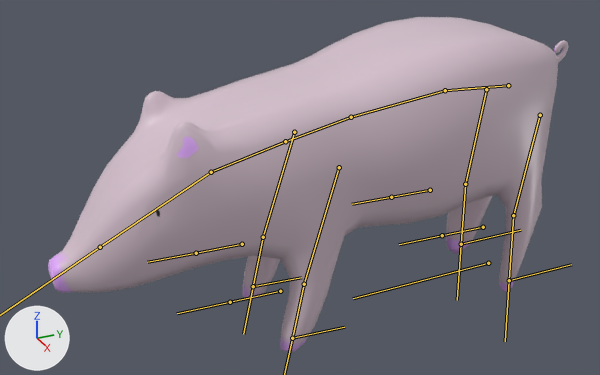
A saved change to the FBX model city-sim 2.0/Assets/Models/Animals/Pig.fbx.
The view is the same before and after, from a 50 mm camera at (8.46, -5.48, 6.19) aimed at (-0.19, -1.59, 1.87). The lights are fixed; the arrows at lower left show +X, +Y and +Z. The bones that bend it are drawn over the model as lines.
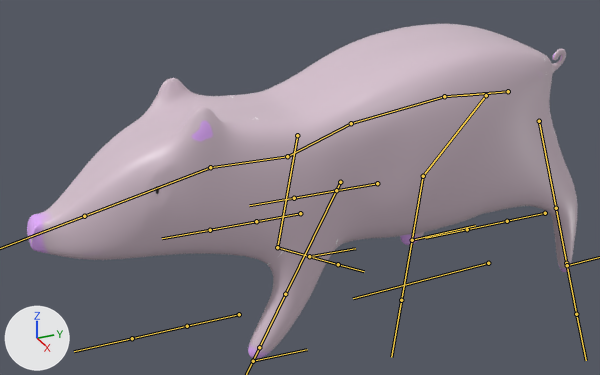
The newer file adds an action. The first version stands in its rest pose; the second is drawn at frame 9 of the action 'Armature|Armature|Armature|Walk|Armature|Walk.001'.

Pixel boxes (x1, y1, x2, y2) of what changed, in the pictures (600 x 375 px):
'Cube', posed
    before: (48, 17, 568, 352)
    after: (27, 24, 577, 359)
bone 'Hips.Controller', root to tip
    before: (445, 90) to (508, 85)
    after: (444, 96) to (508, 91)
bone 'Chest', root to tip
    before: (351, 117) to (287, 141)
    after: (351, 123) to (288, 156)
bone 'Neck', root to tip
    before: (285, 141) to (211, 172)
    after: (287, 156) to (210, 167)
bone 'FrontUpperLeg.L', root to tip
    before: (339, 167) to (304, 284)
    after: (340, 182) to (285, 294)
bone 'FrontLowerLeg.L', root to tip
    before: (304, 284) to (292, 338)
    after: (285, 294) to (259, 347)
bone 'FrontUpperLeg.L.001', root to tip
    before: (294, 132) to (263, 237)
    after: (297, 135) to (277, 247)
bone 'FrontLowerLeg.L.001', root to tip
    before: (263, 237) to (253, 286)
    after: (277, 247) to (309, 256)
bone 'BackUpperLeg.L', root to tip
    before: (540, 115) to (513, 215)
    after: (539, 121) to (556, 208)
bone 'BackLowerLeg.L', root to tip
    before: (513, 215) to (509, 280)
    after: (556, 208) to (566, 263)
bone 'BackUpperLeg.L.001', root to tip
    before: (486, 89) to (465, 184)
    after: (486, 95) to (423, 176)
bone 'BackLowerLeg.L.001', root to tip
    before: (465, 184) to (461, 244)
    after: (423, 176) to (412, 240)

Diff of the bpy script that builds the scene:
```diff
--- a/city-sim 2.0/Assets/Models/Animals/Pig.fbx.py
+++ b/city-sim 2.0/Assets/Models/Animals/Pig.fbx.py
@@ bone_hips_controller @@
 bone_hips_controller = bpy.data.objects['Armature'].pose.bones['Hips.Controller']  # child of 'Root'
-bone_hips_controller.location = (0.0, 0.0, 0.0)
+bone_hips_controller.location = (0.0, 0.01, -0.08)
@@ bone_chest @@
 bone_chest = bpy.data.objects['Armature'].pose.bones['Chest']  # child of 'Waist'
-bone_chest.rotation_quaternion = (1.0, 0.0, 0.0, 0.0)  # degrees (0, 0, 0)
+bone_chest.rotation_quaternion = (0.995, 0.08, -0.053, 0.021)  # degrees (9, -6, 2)
@@ bone_neck @@
 bone_neck = bpy.data.objects['Armature'].pose.bones['Neck']  # child of 'Chest'
-bone_neck.rotation_quaternion = (1.0, 0.0, 0.0, 0.0)  # degrees (0, 0, 0)
+bone_neck.rotation_quaternion = (0.977, -0.208, 0.054, -0.016)  # degrees (-24, 6, -3)
@@ bone_frontupperleg_l @@
 bone_frontupperleg_l = bpy.data.objects['Armature'].pose.bones['FrontUpperLeg.L']  # child of 'Chest'
-bone_frontupperleg_l.rotation_quaternion = (1.0, 0.0, 0.0, 0.0)  # degrees (0, 0, 0)
+bone_frontupperleg_l.rotation_quaternion = (0.98, -0.188, -0.024, -0.065)  # degrees (-21, -4, -7)
@@ bone_frontlowerleg_l @@
 bone_frontlowerleg_l = bpy.data.objects['Armature'].pose.bones['FrontLowerLeg.L']  # child of 'FrontUpperLeg.L'
-bone_frontlowerleg_l.rotation_quaternion = (1.0, 0.0, 0.0, 0.0)  # degrees (0, 0, 0)
+bone_frontlowerleg_l.rotation_quaternion = (0.999, -0.044, 0.0, -0.006)  # degrees (-5, 0, -1)
@@ bone_frontupperleg_l_001 @@
 bone_frontupperleg_l_001 = bpy.data.objects['Armature'].pose.bones['FrontUpperLeg.L.001']  # child of 'Chest'
-bone_frontupperleg_l_001.rotation_quaternion = (1.0, 0.0, 0.0, 0.0)  # degrees (0, 0, 0)
+bone_frontupperleg_l_001.rotation_quaternion = (0.952, -0.109, -0.252, -0.135)  # degrees (-9, -31, -14)
@@ bone_frontlowerleg_l_001 @@
 bone_frontlowerleg_l_001 = bpy.data.objects['Armature'].pose.bones['FrontLowerLeg.L.001']  # child of 'FrontUpperLeg.L.001'
-bone_frontlowerleg_l_001.rotation_quaternion = (1.0, 0.0, 0.0, 0.0)  # degrees (0, 0, 0)
+bone_frontlowerleg_l_001.rotation_quaternion = (0.803, 0.592, 0.0, -0.067)  # degrees (73, 5, -6)
@@ bone_backupperleg_l @@
 bone_backupperleg_l = bpy.data.objects['Armature'].pose.bones['BackUpperLeg.L']  # child of 'Pelvis'
-bone_backupperleg_l.rotation_quaternion = (1.0, 0.0, 0.0, 0.0)  # degrees (0, 0, 0)
+bone_backupperleg_l.rotation_quaternion = (0.969, 0.246, -0.024, -0.014)  # degrees (29, -2, -2)
@@ bone_backlowerleg_l @@
 bone_backlowerleg_l = bpy.data.objects['Armature'].pose.bones['BackLowerLeg.L']  # child of 'BackUpperLeg.L'
-bone_backlowerleg_l.rotation_quaternion = (1.0, 0.0, 0.0, 0.0)  # degrees (0, 0, 0)
+bone_backlowerleg_l.rotation_quaternion = (0.996, -0.091, 0.0, 0.02)  # degrees (-10, 0, 2)
@@ bone_backupperleg_l_001 @@
 bone_backupperleg_l_001 = bpy.data.objects['Armature'].pose.bones['BackUpperLeg.L.001']  # child of 'Pelvis'
-bone_backupperleg_l_001.rotation_quaternion = (1.0, 0.0, 0.0, 0.0)  # degrees (0, 0, 0)
+bone_backupperleg_l_001.rotation_quaternion = (0.957, -0.282, 0.062, -0.013)  # degrees (-33, 6, -3)
@@ bone_backlowerleg_l_001 @@
 bone_backlowerleg_l_001 = bpy.data.objects['Armature'].pose.bones['BackLowerLeg.L.001']  # child of 'BackUpperLeg.L.001'
-bone_backlowerleg_l_001.rotation_quaternion = (1.0, 0.0, 0.0, 0.0)  # degrees (0, 0, 0)
+bone_backlowerleg_l_001.rotation_quaternion = (0.978, 0.208, 0.0, 0.027)  # degrees (24, -1, 3)
```
